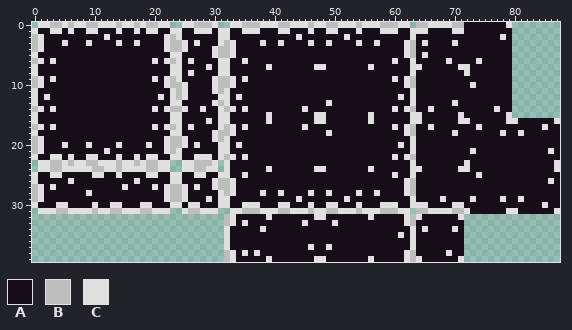
Sprite sheet -- assets/Tileset_Cave.png. Above is the file before it was changed.
The file is 88x40 pixels.
Palette (. is transparent): A #170e19  B #bdbdbd  C #e0e0e0
After:
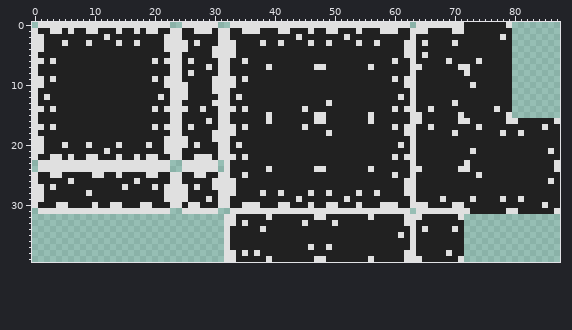
What changed:
Colour A changes from #170e19 to #212121.
Colour B gives way to colour C in row 0 at x 3 to 4, 6, 9 to 10, 14, 17, 19 to 20, 27 to 29, 35 to 37, 41 to 42, 46, 49 to 50, 54, 58 to 60, 64 to 65 and 70 to 71; in row 2 at x 0 and 23; in row 3 at x 0, 23 to 24, 32 and 63; in row 4 at x 0, 23 to 24, 31 to 32 and 63; in row 5 at x 31 to 32 and 63; in row 6 at x 0 and 23.
Colour B gives way to colour C in row 9 at x 0, 23, 31 to 32 and 63; in row 10 at x 0, 23 to 24, 31 to 32 and 63; in row 11 at x 24 and 31; in row 12 at x 24; in row 13 at x 31; in row 14 at x 0, 23 to 24, 32 and 63.
Colour B gives way to colour C in row 17 at x 0, 23, 32 and 63; in row 18 at x 31 to 32 and 63; in row 19 at x 0, 23 to 24 and 31; in row 20 at x 0 and 23 to 24; in row 21 at x 0 and 23; in row 22 at x 32 and 63.
Colour B gives way to colour C in row 23 at x 3 to 4, 6, 9 to 10, 14, 17, 19 to 20 and 27 to 29; in row 24 at x 3 to 4, 10 to 11, 14, 19 to 20 and 27 to 28; in row 26 at x 31 to 32 and 63; in row 27 at x 0, 23 to 24, 31 to 32 and 63; in row 28 at x 0, 23 to 24, 32 and 63; in row 29 at x 0 and 23 to 24.
Colour B gives way to colour C in row 31 at x 4 to 5, 10, 13 to 14, 18 to 19, 26 to 27, 35 to 37, 41 to 42, 46, 49 to 50, 54, 58 to 60, 64 to 65 and 70 to 71; in rows 32 to 33 at x 32 and 63; in rows 38 to 39 at x 32 and 63.
Pixel boxes of the changes (left, top, right, bottom) in both pictures:
changed: (32, 22, 560, 262)
